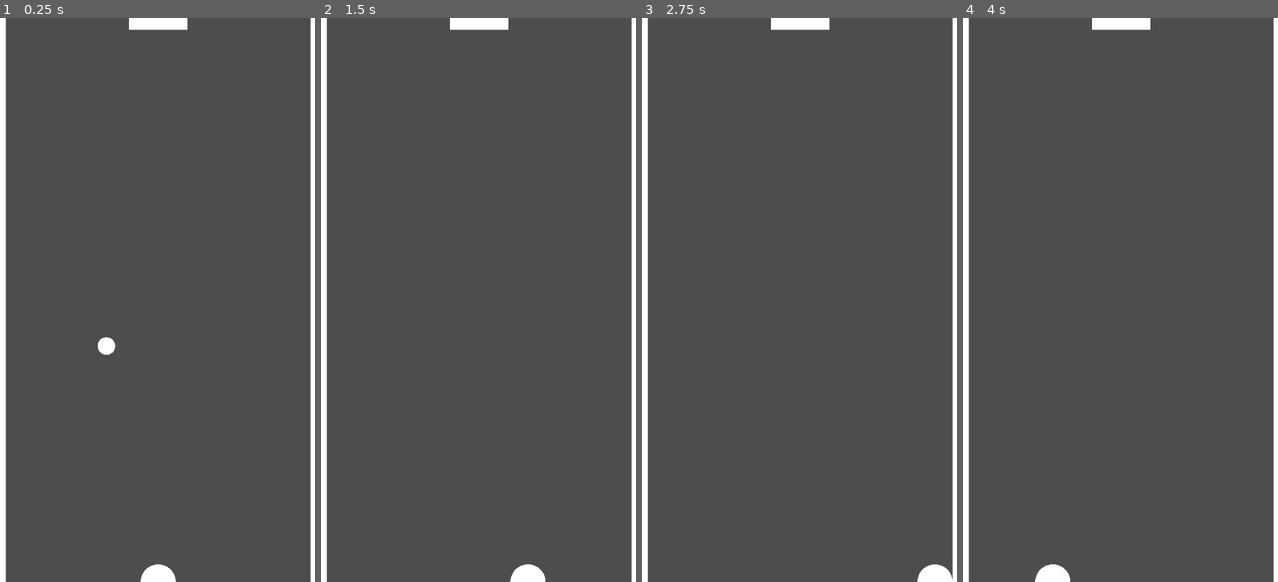
Above: before the commit, frames 1-4 (left to right).
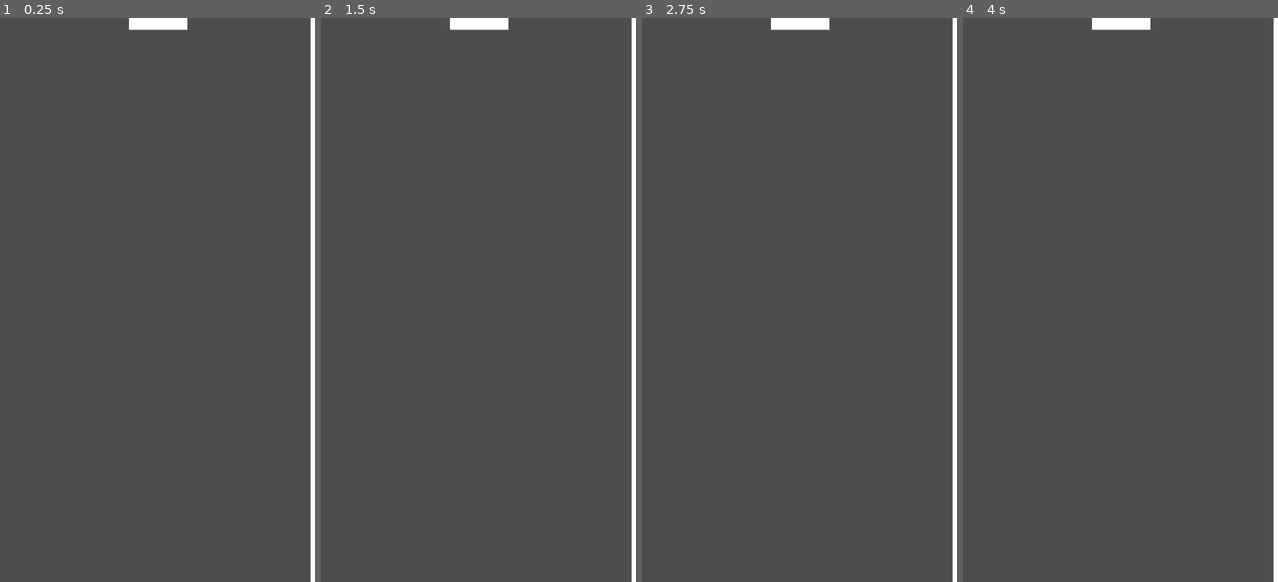
Above: after the commit, the same moments.

Repository: arunas-cesonis/pingpong2
Game: Godot game, scene res://root.tscn
Two runs of this game, one before a commit and one after it. Both use one fixed random seed, a clock stepped at 60 frames per second and the inputs below.
Inputs:
- Up to frame 1 (0.25 s): no input
- Up to frame 2 (1.5 s): hold D (MoveRight) 0.53-1.28 s; hold A (MoveLeft) from 1.28 s (still down)
- Up to frame 3 (2.75 s): release A (MoveLeft) at 2.03 s; hold D (MoveRight) from 2.03 s (still down)
- Up to frame 4 (4 s): tap Enter at 3.5 s; release D (MoveRight) at 3.53 s; hold A (MoveLeft) from 3.53 s (still down)

The runs differ from the first frame. In frame 1, 2.4% of the frame differs, in the area x 0-56%, y 0-100%; in frame 2, 2.3%; in frame 3, 2.3%; in frame 4, 2.3%.

Commit message:
Calculate collision reflection vector

Diff:
--- a/root.gd
+++ b/root.gd
@@ -2,7 +2,7 @@
 
 var ball_direction = Vector2(-1.0, 1.0).normalized()
 var ball_speed = 500.0
-var p1: CharacterBody2D = null
+@onready var p1: CharacterBody2D = $Paddle1
 var ball: CharacterBody2D = null
 var player_speed = 800.0
 var walls = []
@@ -13,7 +13,6 @@
 func _ready() -> void:
 	walls.push_back(self.find_child("WallLeft"))
 	walls.push_back(self.find_child("WallRight"))
-	p1 = self.find_child("Paddle1")
 	ball = self.find_child("Ball")
 	ball.velocity = ball_speed * ball_direction
 
@@ -23,14 +22,18 @@
 func _physics_process(delta: float) -> void:
 	p1.move_and_collide(p1.velocity * delta)
 	var col = ball.move_and_collide(ball.velocity * delta)
-	print(Vector2.RIGHT)
 	if col != null:
 		if -1 != walls.find(col.get_collider()):
 			if col.get_normal() == Vector2.RIGHT:
 				ball_direction.x = -ball_direction.x
 				ball_direction = ball_direction.normalized()
+		elif p1 == col.get_collider():
+			var d = ball_direction
+			var n = col.get_normal()
+			var r = d - 2.0 * (d.dot(n)) * n
+			ball_direction = r.normalized()
+
 	ball.velocity = ball_direction * ball_speed
-
 			# print(ball_direction.angle(), col.get_normal())
 # Called every frame. 'delta' is the elapsed time since the previous frame.
 func _process(delta: float) -> void:
--- a/root.tscn
+++ b/root.tscn
@@ -1,10 +1,8 @@
-[gd_scene load_steps=8 format=3 uid="uid://chc5a3xqiv7b"]
+[gd_scene load_steps=6 format=3 uid="uid://chc5a3xqiv7b"]
 
 [ext_resource type="Script" path="res://root.gd" id="1_fuq0u"]
 
 [sub_resource type="BoxMesh" id="BoxMesh_i2j84"]
-
-[sub_resource type="SphereMesh" id="SphereMesh_us8lo"]
 
 [sub_resource type="CircleShape2D" id="CircleShape2D_xud0k"]
 radius = 15.0
@@ -12,12 +10,8 @@
 [sub_resource type="RectangleShape2D" id="RectangleShape2D_snhc6"]
 size = Vector2(20, 960)
 
-[sub_resource type="CircleShape2D" id="CircleShape2D_qkxc2"]
+[sub_resource type="CircleShape2D" id="CircleShape2D_f1sea"]
 radius = 30.0
-
-[sub_resource type="SphereMesh" id="SphereMesh_ctscq"]
-radius = 30.0
-height = 60.0
 
 [node name="Root" type="Node2D"]
 script = ExtResource("1_fuq0u")
@@ -31,18 +25,11 @@
 [node name="Ball" type="CharacterBody2D" parent="."]
 position = Vector2(270, 470)
 
-[node name="SphereMesh" type="MeshInstance2D" parent="Ball"]
-scale = Vector2(30, 30)
-mesh = SubResource("SphereMesh_us8lo")
-
 [node name="CollisionShape2D" type="CollisionShape2D" parent="Ball"]
 shape = SubResource("CircleShape2D_xud0k")
 
 [node name="WallLeft" type="StaticBody2D" parent="."]
 position = Vector2(0, 480)
-
-[node name="Polygon2D" type="Polygon2D" parent="WallLeft"]
-polygon = PackedVector2Array(-10, -480, 10, -480, 10, 480, -10, 480)
 
 [node name="CollisionShape2D" type="CollisionShape2D" parent="WallLeft"]
 shape = SubResource("RectangleShape2D_snhc6")
@@ -60,7 +47,5 @@
 position = Vector2(270, 960)
 
 [node name="CollisionShape2D" type="CollisionShape2D" parent="Paddle1"]
-shape = SubResource("CircleShape2D_qkxc2")
-
-[node name="MeshInstance2D" type="MeshInstance2D" parent="Paddle1"]
-mesh = SubResource("SphereMesh_ctscq")
+scale = Vector2(2, 1)
+shape = SubResource("CircleShape2D_f1sea")
